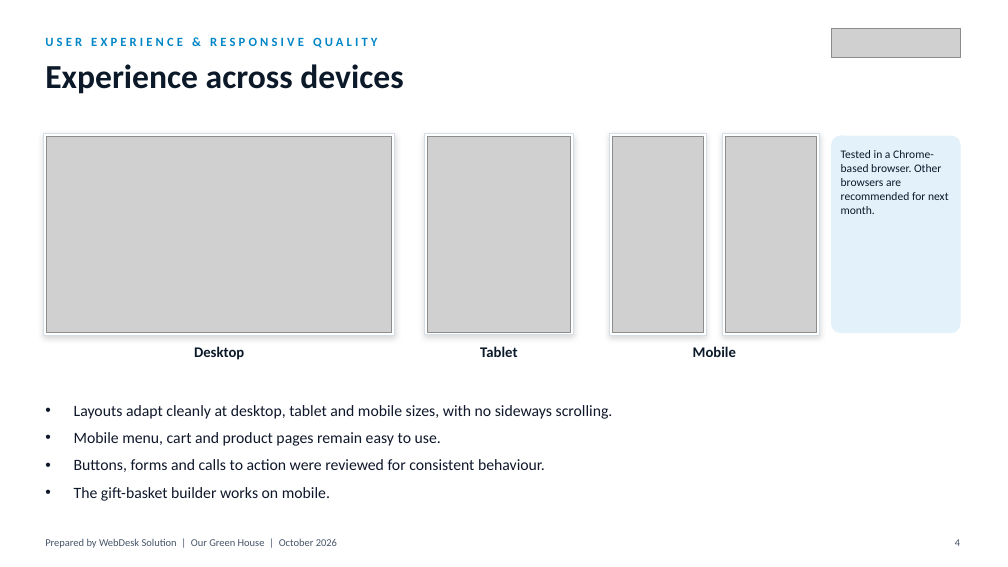
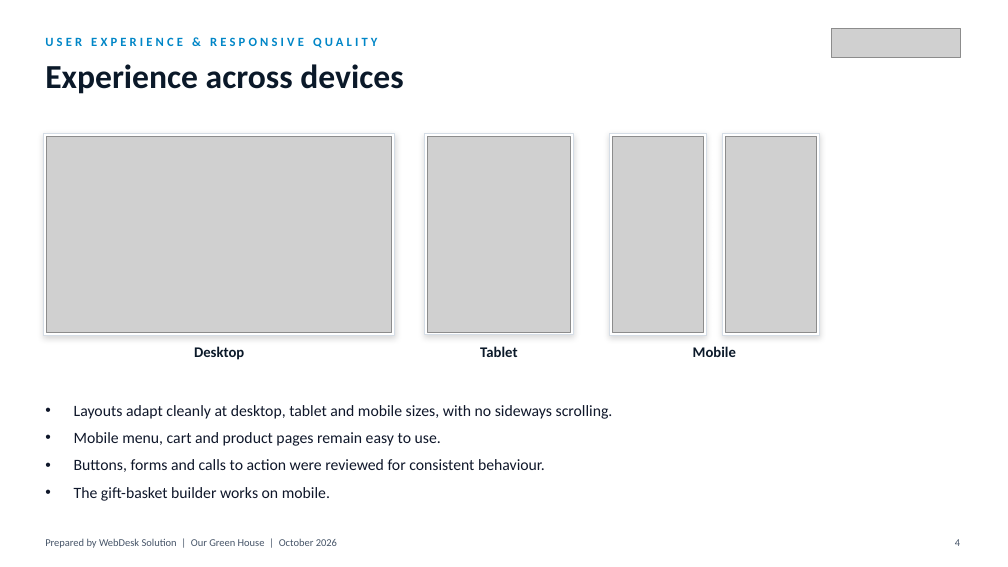
Before and after one commit to jash-webdesk/monthly-monitoring-testing-system, a slide deck: slide 4 of reports/our-green-house/2026-10/Our_Green_House_Monthly_Website_Maintenance_Report_October_2026.pptx. Drawn at 1008x567 pixels with LibreOffice and Linux fonts; fonts in the diff are those of the drawing; grey boxes stand for pictures. Boxes give left, top, right and bottom in pixels: in the first picture for what was removed or moved away, otherwise in the second. Text is boxed around its words. In the diff, an @@ line names an element or a change of style, - is before the commit and + after.

```diff
--- a/reports/our-green-house/2026-10/Our_Green_House_Monthly_Website_Maintenance_Report_October_2026.pptx
+++ b/reports/our-green-house/2026-10/Our_Green_House_Monthly_Website_Maintenance_Report_October_2026.pptx
@@ rounded rectangle removed at [832,136,960,333] @@
@@ text removed at [841,150,949,214] @@
-Tested in a Chrome-based browser. Other browsers are recommended for next month.
```
Also in this commit, not shown: 5 other slides changed, 19 other files.
